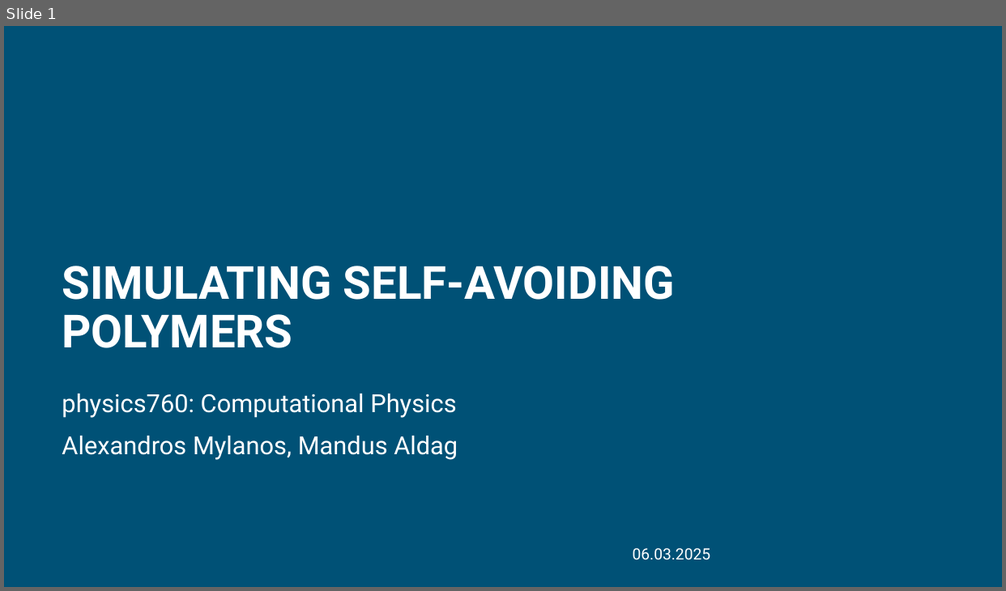
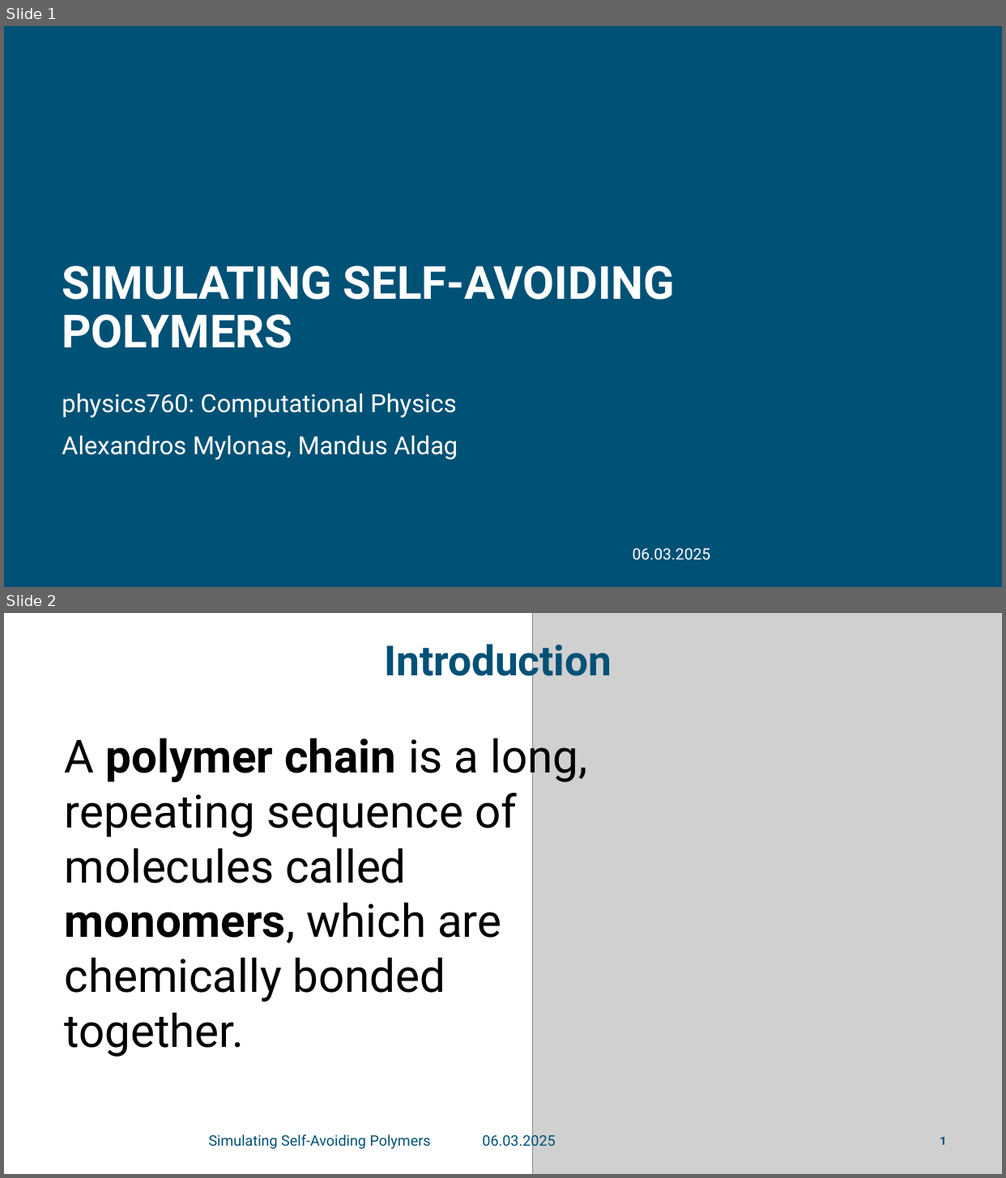
Before and after one commit to mandus24/ComputationalPhysics, a slide deck: polymer/polymer_powerpoint.pptx. Shown one above the other, each under a label of ours: slide 1 before the commit, slides 1 and 2 after it. The pictures are 1006x591 and 1006x1178 pixels, drawn with LibreOffice and Linux fonts; fonts in the diff are those of the drawing; grey boxes stand for pictures; background and template pictures are left out. Boxes give left, top, right and bottom in pixels: in the first picture for what was removed or moved away, otherwise in the second. Text is boxed around its words. In the diff, an @@ line names an element or a change of style, - is before the commit and + after.

Commit message:
addistion of introduction and fixes ib the 3d part

```diff
--- a/polymer/polymer_powerpoint.pptx
+++ b/polymer/polymer_powerpoint.pptx
@@ slide 2 added at <box>4,613,1002,1174</box>, background #FFFFFF @@
@@ picture added at <box>533,613,1002,1174</box> @@
@@ title added at <box>384,637,612,686</box>, 40 pt, text #005176, bold @@
+Introduction
@@ text added at <box>65,730,588,1057</box>, 44 pt, text #000000 @@
+A polymer chain is a long, repeating sequence of molecules called monomers, which are chemically bonded together.
@@ text added at <box>209,1135,431,1149</box>, 14 pt, text #005176 @@
+Simulating Self-Avoiding Polymers
@@ text added at <box>482,1133,555,1151</box>, 14 pt, text #005176 @@
+06.03.2025
@@ text added at <box>940,1137,946,1145</box>, 11 pt, text #005176, bold @@
+1
@@ slide 1 changed as well @@
@@ subtitle at <box>62,436,458,460</box>: text changed @@
-Alexandros Mylanos, Mandus Aldag
+Alexandros Mylonas, Mandus Aldag
```
Also in this commit, not shown: 4 other slides changed, 6 other slides added.
